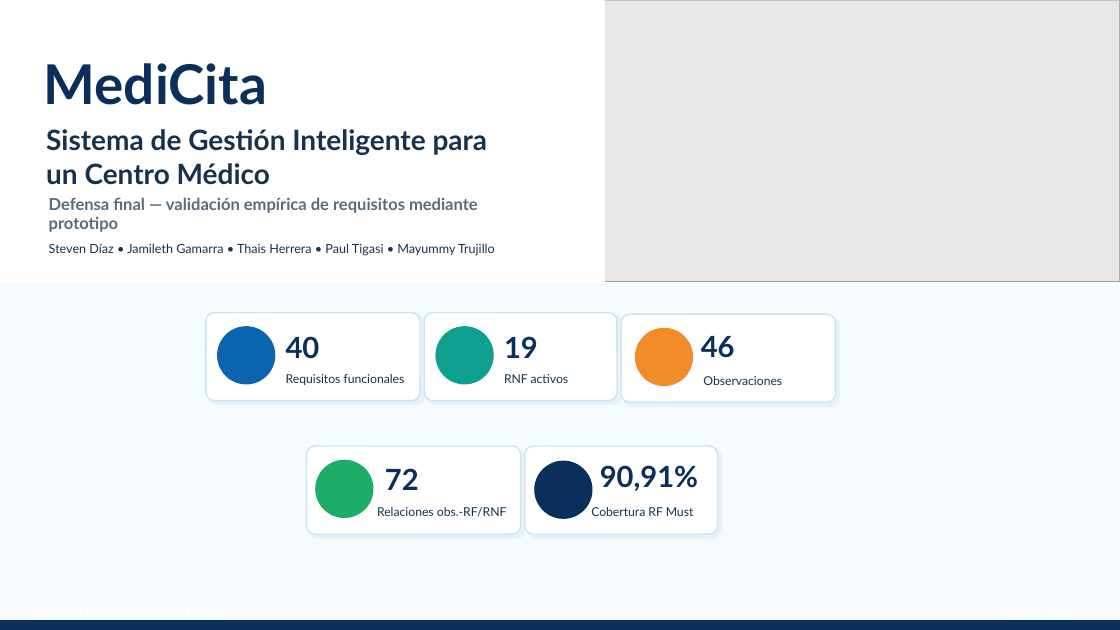
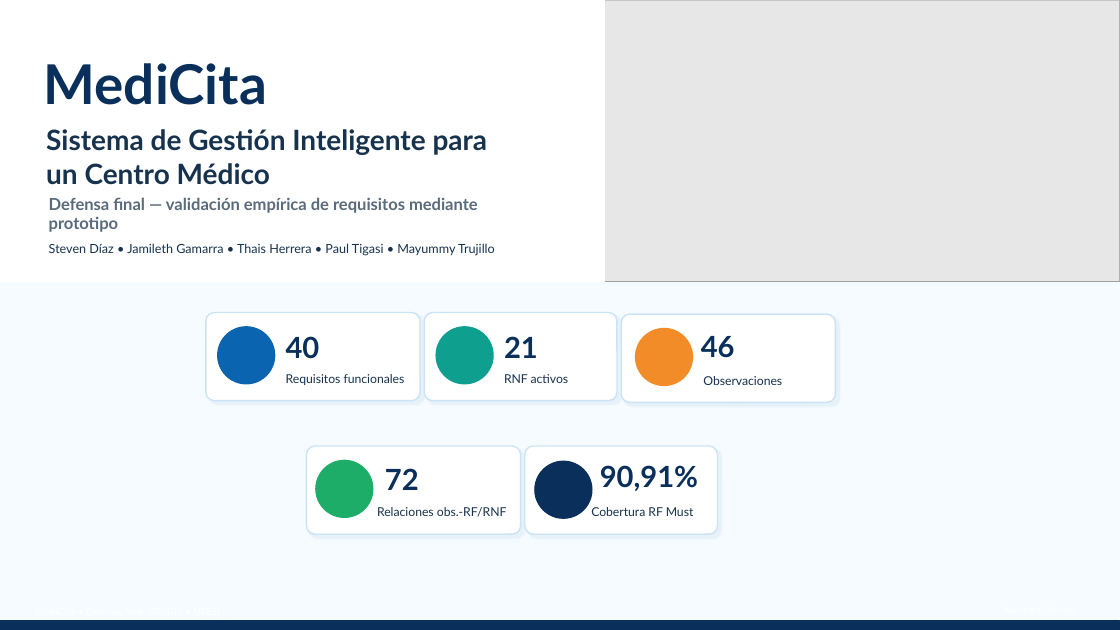
Before and after one commit to ptigasis-Alexander/MediCita_ISR401, a slide deck: slide 1 of 09_Defensa/MediCita_Defensa_Final.pptx. Drawn at 1120x630 pixels with LibreOffice and Linux fonts; fonts in the diff are those of the drawing; grey boxes stand for pictures. Boxes give left, top, right and bottom in pixels: in the first picture for what was removed or moved away, otherwise in the second. Text is boxed around its words. In the diff, an @@ line names an element or a change of style, - is before the commit and + after.

```diff
--- a/09_Defensa/MediCita_Defensa_Final.pptx
+++ b/09_Defensa/MediCita_Defensa_Final.pptx
@@ text at (504,336,538,358): text changed @@
-19
+21
```
Also in this commit, not shown: 3 other slides changed.
